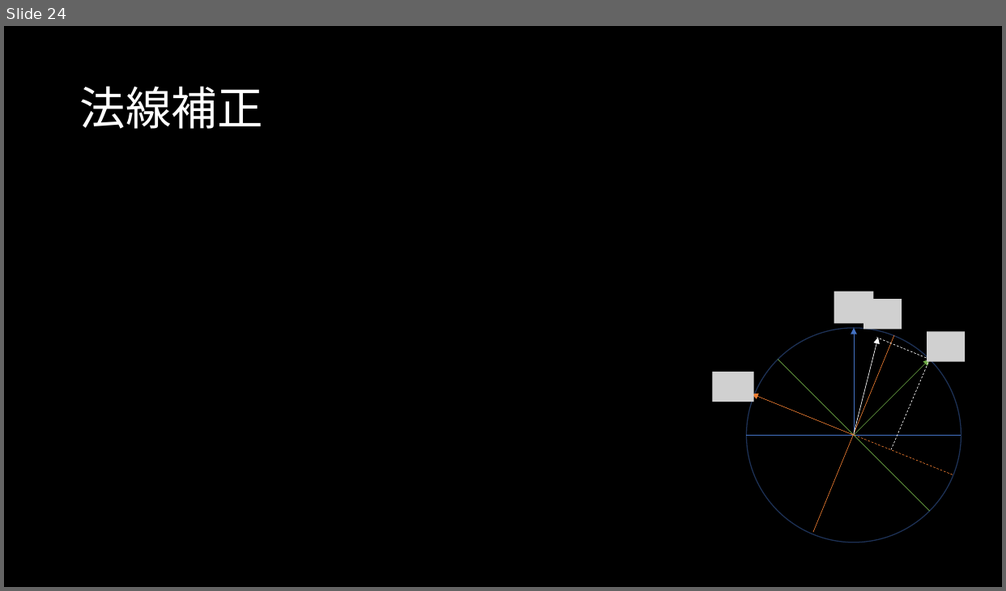
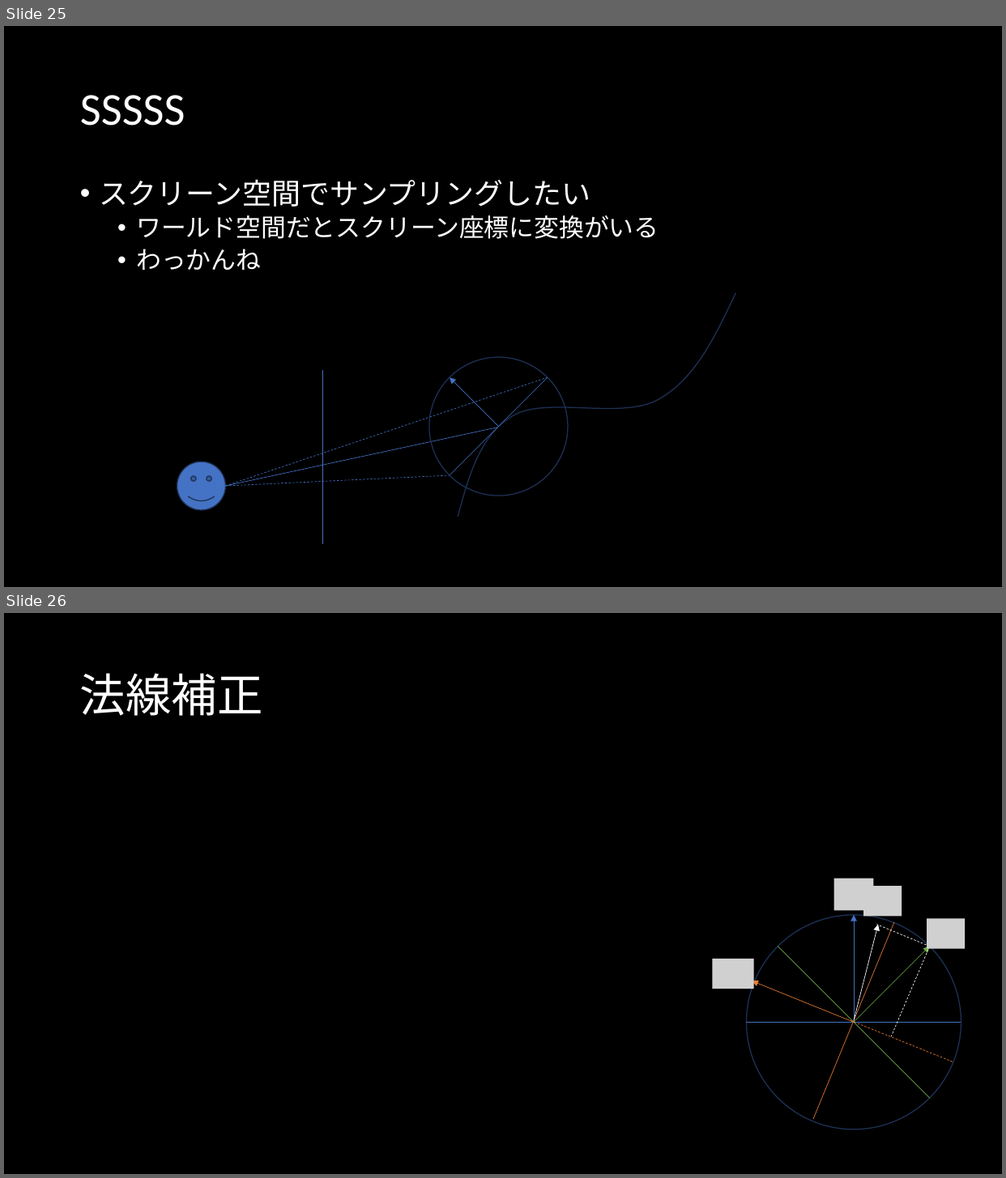
Before and after one commit to s141044/private, a slide deck: memo/material.pptx. Shown one above the other, each under a label of ours: slide 24 before the commit, slides 25 and 26 after it. The pictures are 1006x591 and 1006x1178 pixels, drawn with LibreOffice and Linux fonts; fonts in the diff are those of the drawing; grey boxes stand for pictures. Boxes give left, top, right and bottom in pixels: in the first picture for what was removed or moved away, otherwise in the second. Text is boxed around its words. In the diff, an @@ line names an element or a change of style, - is before the commit and + after.

```diff
--- a/memo/material.pptx
+++ b/memo/material.pptx
@@ slide 25 added at [4, 26, 1002, 587], background #000000 @@
@@ title added at [80, 95, 185, 126], 44 pt, text #FFFFFF @@
+SSSSS
@@ text added at [99, 179, 658, 271], 24 pt, text #FFFFFF @@
+• スクリーン空間でサンプリングしたい
+  • ワールド空間だとスクリーン座標に変換がいる
+  • わっかんね
@@ freeform shape added at [458, 293, 735, 517], outline #1E3256 1 pt @@
@@ ellipse added at [429, 357, 568, 496], outline #1E3256 1 pt @@
@@ line added from (226, 486) to (548, 378), #4472C4 0.5 pt dashed @@
@@ line added from (323, 370) to (323, 544), #4472C4 0.5 pt @@
@@ line added from (548, 378) to (450, 476), #4472C4 0.5 pt @@
@@ arrow added from (498, 426) to (450, 378), #4472C4 0.5 pt @@
@@ line added from (226, 486) to (498, 427), #4472C4 0.5 pt @@
@@ smiley face added at [177, 462, 226, 510], fill #4472C4, outline #1E3256 1 pt @@
@@ line added from (226, 486) to (450, 476), #4472C4 0.5 pt dashed @@
@@ what was slide 24 is now slide 26 @@
```
Also in this commit, not shown: 3 slides changed, 1 other slide added, 24 other files.
